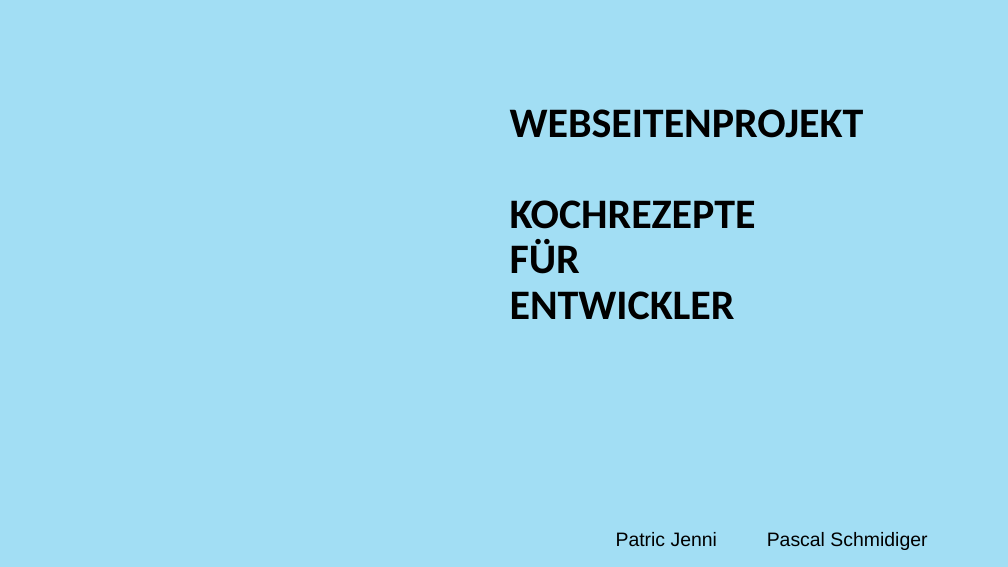
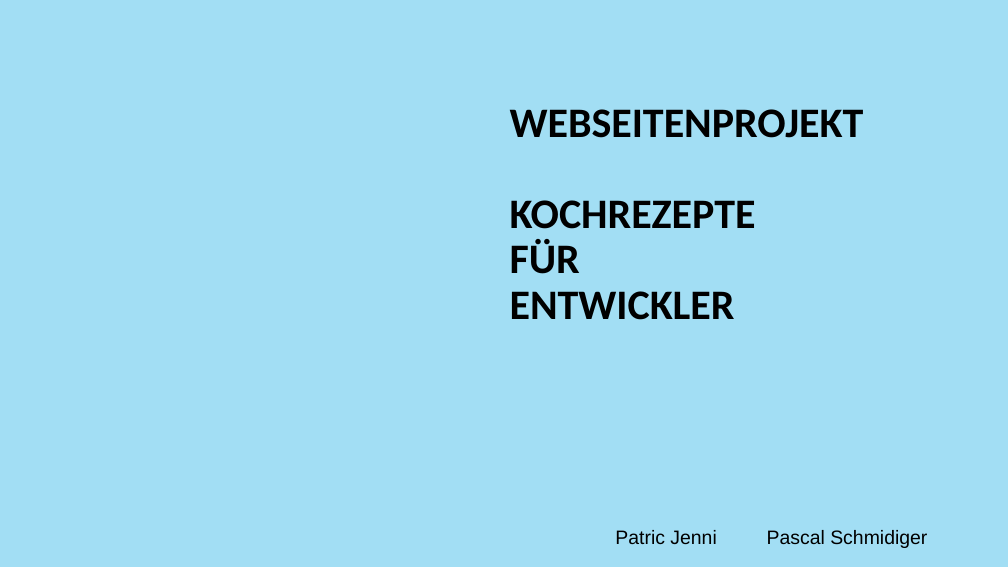
Before and after one commit to patricjenni/kochrezepte, a slide deck: slide 1 of docs/Präsentation_Kochrezepte.pptx. Drawn at 1008x567 pixels with LibreOffice and Linux fonts; fonts in the diff are those of the drawing; background and template pictures are left out. Boxes give left, top, right and bottom in pixels: in the first picture for what was removed or moved away, otherwise in the second. Text is boxed around its words. In the diff, an @@ line names an element or a change of style, - is before the commit and + after.

```diff
--- a/docs/Präsentation_Kochrezepte.pptx
+++ b/docs/Präsentation_Kochrezepte.pptx
@@ text "Patric Jenni Pascal Schmidiger" at [615, 530, 927, 548]: line spacing 1 to 0.9 @@
```
Also in this commit, not shown: 5 other slides changed, 2 slides added, 1 slide removed.
